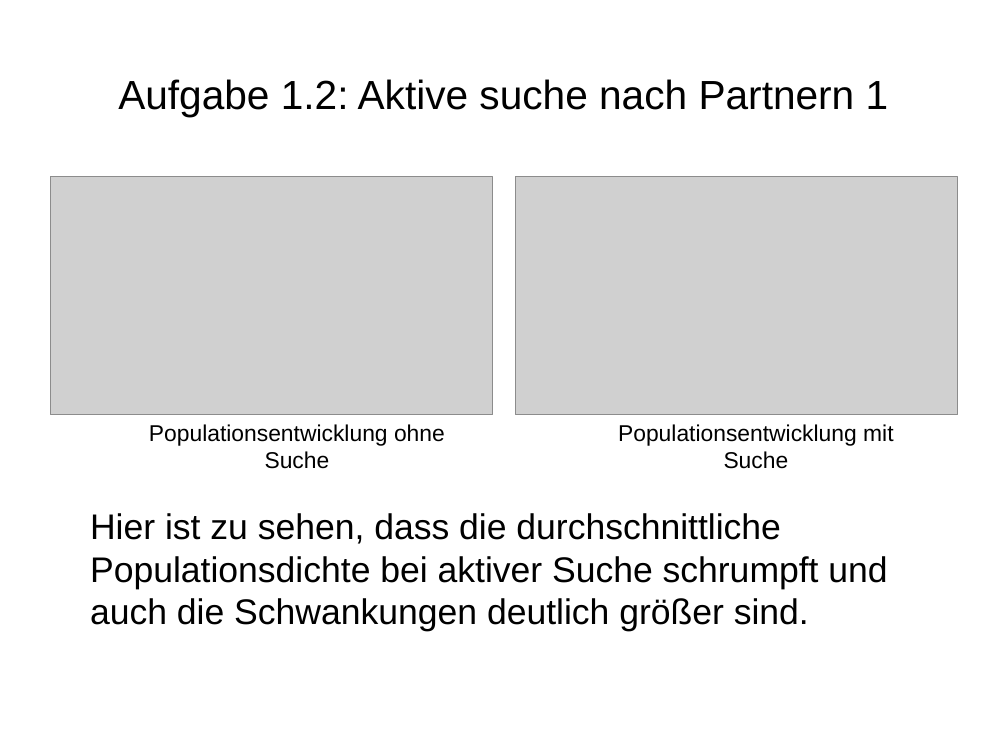
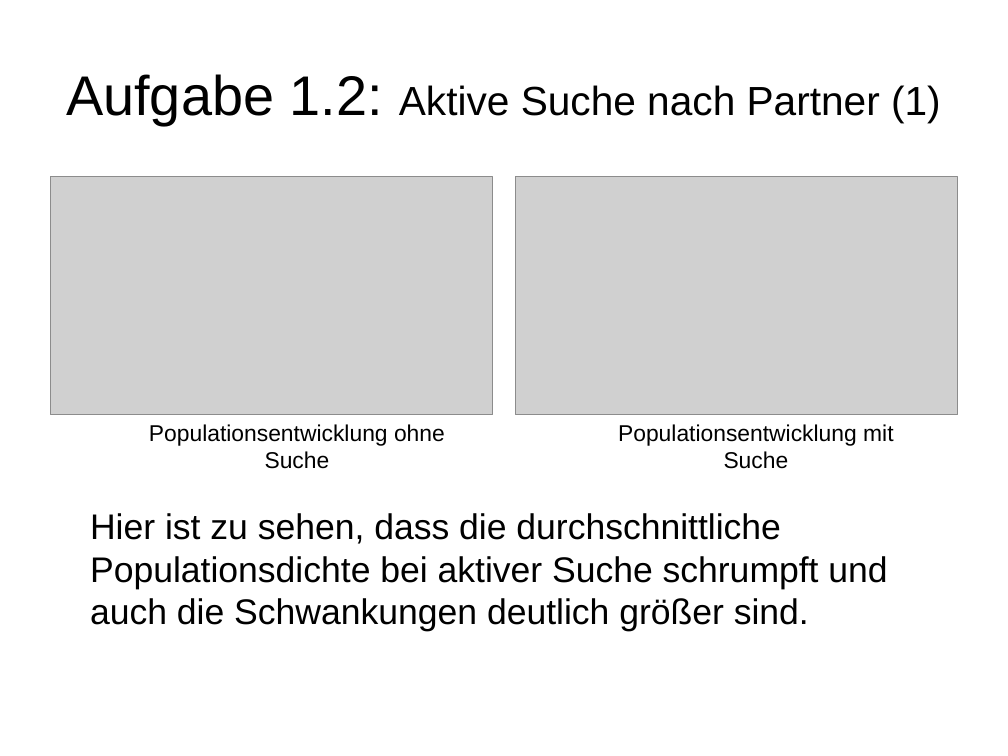
Before and after one commit to wsmirnow/Sugarscape, a slide deck: slide 11 of Presentation/Presentation.odp. Drawn at 1008x756 pixels with LibreOffice and Linux fonts; fonts in the diff are those of the drawing; grey boxes stand for pictures. Boxes give left, top, right and bottom in pixels: in the first picture for what was removed or moved away, otherwise in the second. Text is boxed around its words. In the diff, an @@ line names an element or a change of style, - is before the commit and + after.

```diff
--- a/Presentation/Presentation.odp
+++ b/Presentation/Presentation.odp
@@ title at [66,74,941,125]: text changed @@
-Aufgabe 1.2: Aktive suche nach Partnern 1
+Aufgabe 1.2: Aktive Suche nach Partner (1)
```
Also in this commit, not shown: 9 other slides changed, 2 other files.
